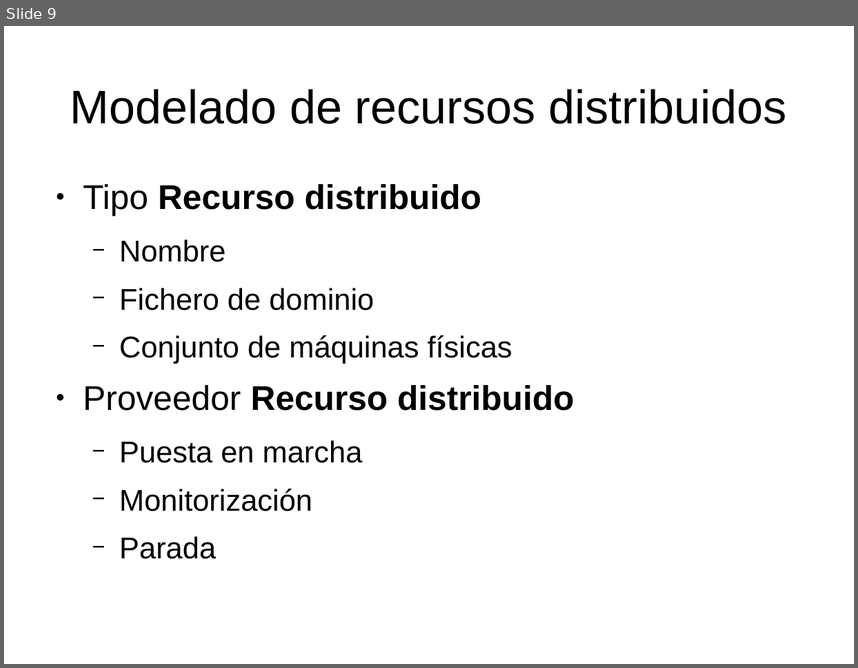
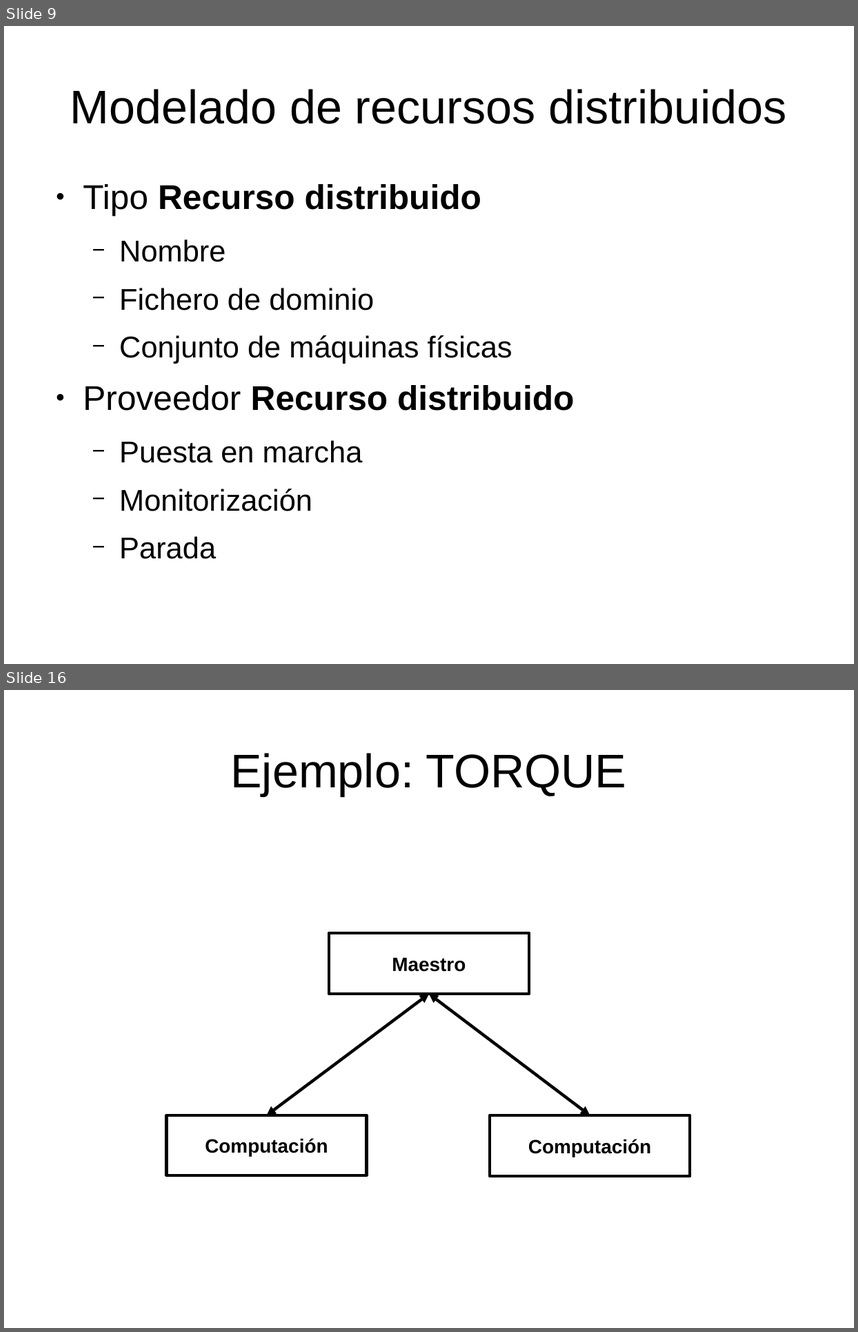
Before and after one commit to dcere/pfc, a slide deck: adm/presentacion/presentacion.odp. Shown one above the other, each under a label of ours: slide 9 before the commit, slides 9 and 16 after it; the slides between them are not shown. The pictures are 858x668 and 858x1332 pixels, drawn with LibreOffice and Linux fonts; fonts in the diff are those of the drawing. Boxes give left, top, right and bottom in pixels: in the first picture for what was removed or moved away, otherwise in the second. Text is boxed around its words. In the diff, an @@ line names an element or a change of style, - is before the commit and + after.

```diff
--- a/adm/presentacion/presentacion.odp
+++ b/adm/presentacion/presentacion.odp
@@ slide 16 added at <box>4,690,854,1328</box>, background #FFFFFF @@
@@ title added at <box>230,753,627,796</box>, 44 pt, text #000000 @@
+Ejemplo: TORQUE
@@ rectangle added at <box>329,933,529,994</box>, fill #FFFFFF, outline #000000 2.83 pt, 18 pt, text #000000, bold @@
+Maestro
@@ double arrow added from (267, 1115) to (429, 994), #000000 2.83 pt @@
@@ double arrow added from (590, 1115) to (429, 994), #000000 2.83 pt @@
@@ rectangle added at <box>167,1115,368,1175</box>, fill #FFFFFF, outline #000000 2.83 pt, 18 pt, text #000000, bold @@
+Computación
@@ rectangle added at <box>490,1115,691,1176</box>, fill #FFFFFF, outline #000000 2.83 pt, 18 pt, text #000000, bold @@
+Computación
```
Also in this commit, not shown: 7 slides changed, 9 other slides added, 1 slide removed, 2 other files.
